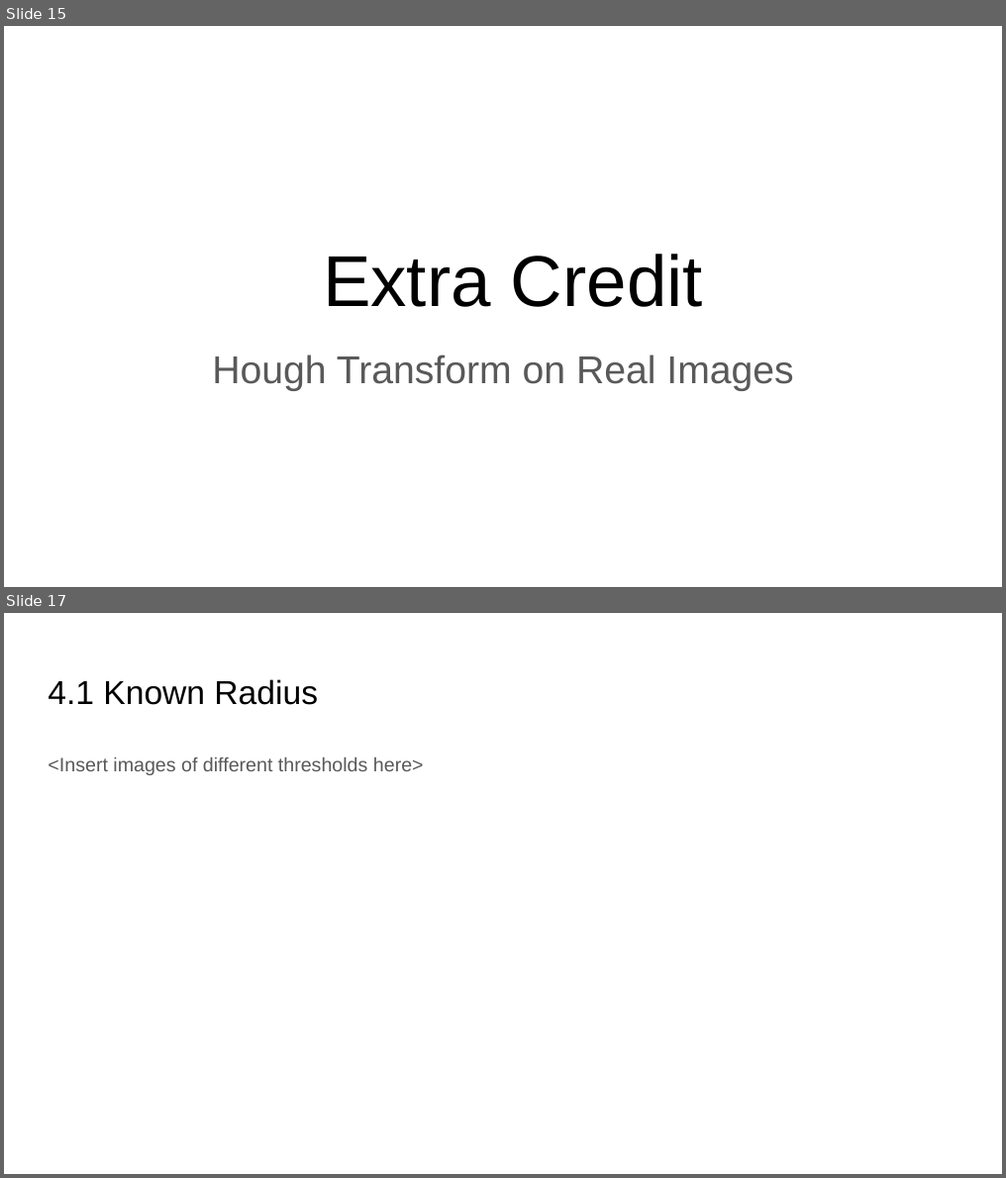
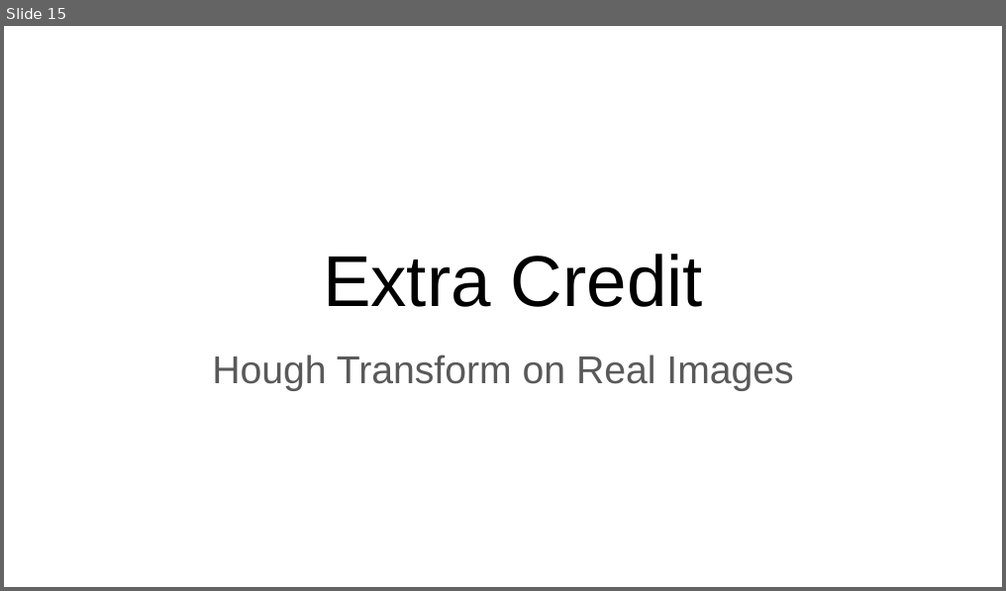
Before and after one commit to wwy305756464/Computer-Vision, a slide deck: HW4/PS4_template.pptx. Shown one above the other, each under a label of ours: slides 15 and 17 before the commit, slide 15 after it; the slides between them are not shown. The pictures are 1006x1178 and 1006x591 pixels, drawn with LibreOffice and Linux fonts; fonts in the diff are those of the drawing. Boxes give left, top, right and bottom in pixels: in the first picture for what was removed or moved away, otherwise in the second. Text is boxed around its words. In the diff, an @@ line names an element or a change of style, - is before the commit and + after.

```diff
--- a/HW4/PS4_template.pptx
+++ b/HW4/PS4_template.pptx
@@ slide 17 removed at (4, 613, 1002, 1174), background #FFFFFF @@
@@ title removed at (48, 679, 318, 705) @@
-4.1 Known Radius
@@ text removed at (48, 758, 424, 775) @@
-<Insert images of different thresholds here>
```
Also in this commit, not shown: 14 slides changed, 1 slide added, 7 other files.
